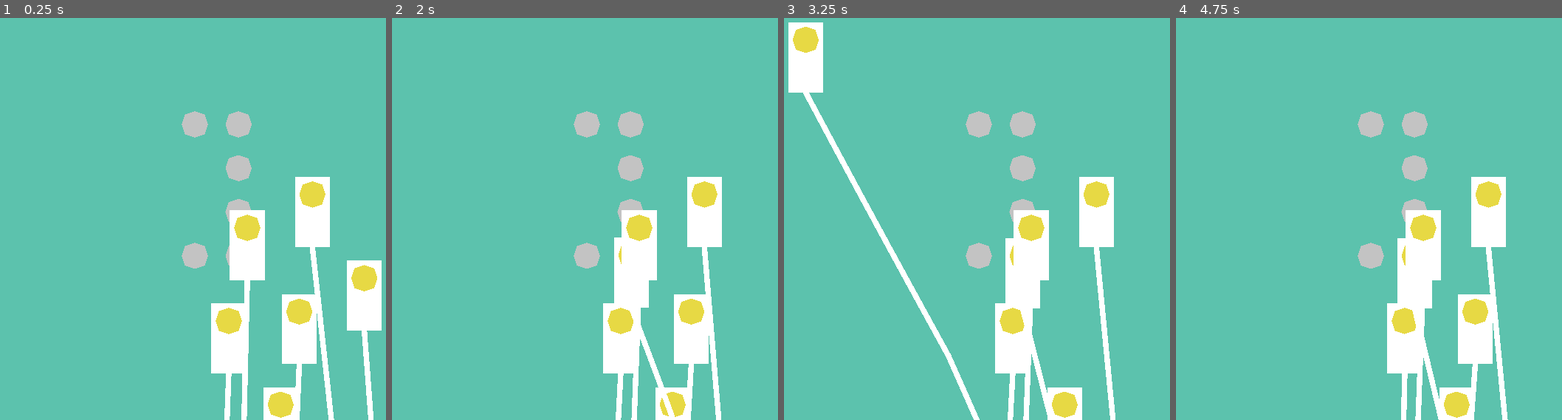
Above: before the commit, frames 1-4 (left to right).
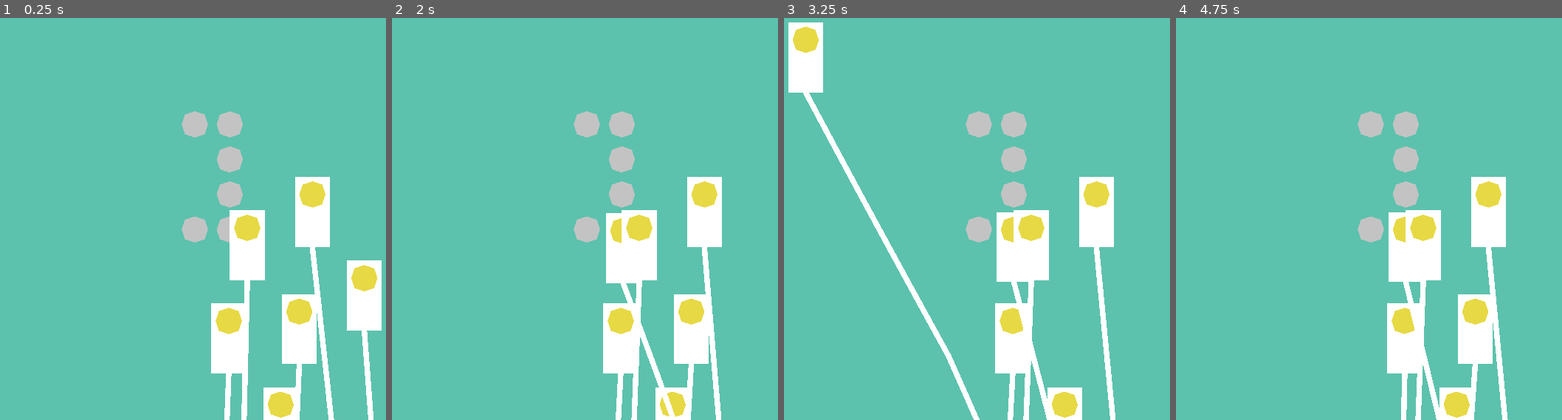
Above: after the commit, the same moments.

Repository: unSAME-Studio/ProjectOutlet
Game: Godot game, scene res://scenes/Main.tscn
Two runs of this game, one before a commit and one after it. Both use one fixed random seed, a clock stepped at 60 frames per second and the inputs below.
Inputs (mouse positions are in pixels of both pictures, inside the frame that each line leads up to):
- Up to frame 1 (0.25 s): no input
- Up to frame 2 (2 s): drag from (704, 210) to (619, 339) at 0.52 s; drag from (754, 295) to (639, 247) at 1.27 s
- Up to frame 3 (3.25 s): press the mouse at (1031, 247) at 2.03 s; release the mouse at (1031, 247) at 2.75 s; tap Enter at 2.75 s; drag from (1085, 327) to (803, 34) at 2.77 s
- Up to frame 4 (4.75 s): drag from (1403, 339) to (1488, 210) at 3.52 s; drag from (1195, 34) to (1423, 247) at 4.27 s

The runs differ from the first frame. In frame 1, 1.9% of the frame differs, in the area x 47-66%, y 23-63%; in frame 2, 2.7%; in frame 3, 2.8%; in frame 4, 2.9%, in the area x 47-69%, y 23-100%.

Commit message:
Update OutletGrid.gd

Diff:
--- a/objects/OutletGrid.gd
+++ b/objects/OutletGrid.gd
@@ -4,7 +4,7 @@
 export (PackedScene) var outlet
 
 
-var outlet_size = 80
+var outlet_size = 64
 
 
 func _ready():
